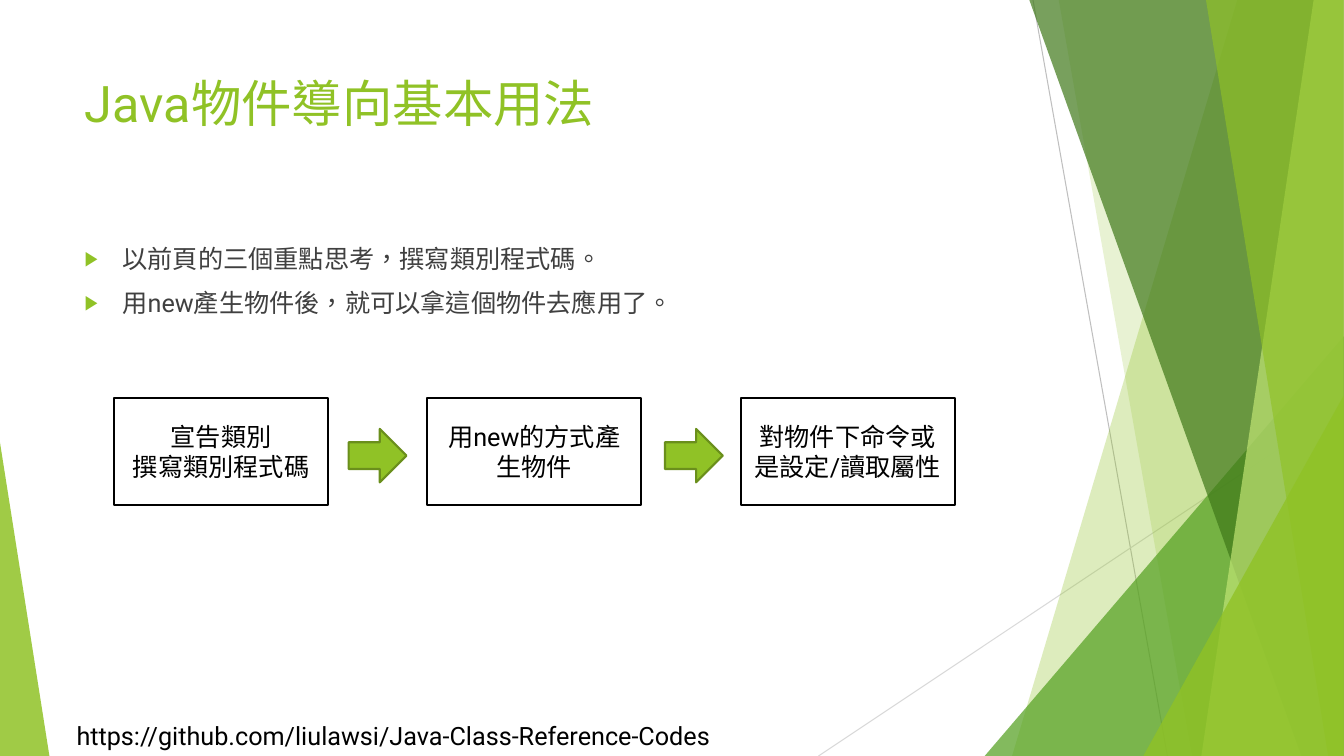
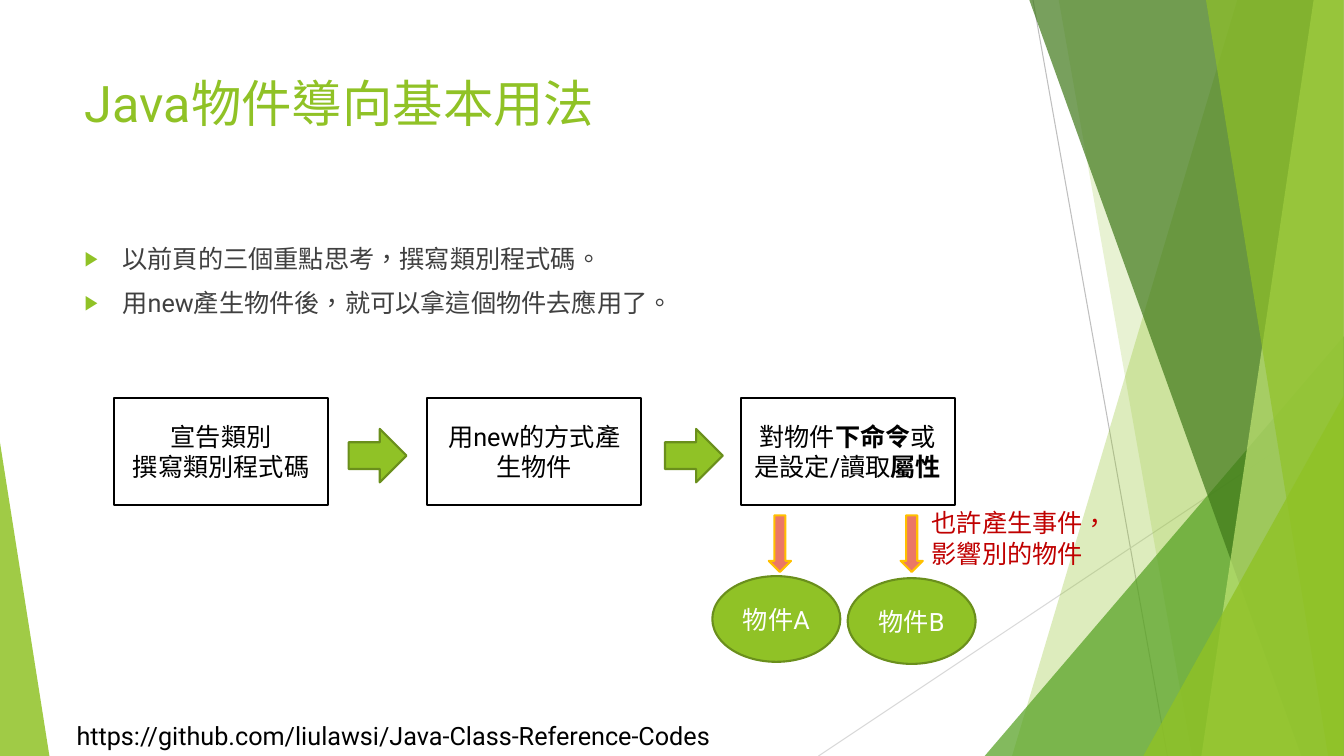
Before and after one commit to liulawsi/My_PPTs, a slide deck: slide 11 of LCC/Java/10_物件導向程式設計.pptx. Drawn at 1344x756 pixels with LibreOffice and Linux fonts; fonts in the diff are those of the drawing; background and template pictures are left out. Boxes give left, top, right and bottom in pixels: in the first picture for what was removed or moved away, otherwise in the second. Text is boxed around its words. In the diff, an @@ line names an element or a change of style, - is before the commit and + after.

```diff
--- a/LCC/Java/10_物件導向程式設計.pptx
+++ b/LCC/Java/10_物件導向程式設計.pptx
@@ rectangle "對物件下命令或是設定/讀取屬性" at box(741, 398, 955, 505): bold on in "對物件下命令或是設定/讀取屬性" @@
@@ text added at box(932, 507, 1108, 569), 18 pt, text #C00000 @@
+也許產生事件，
+影響別的物件
@@ down arrow added at box(769, 515, 791, 572), fill #EB7766, outline #FFC000 1.5 pt @@
@@ down arrow added at box(900, 515, 923, 572), fill #EB7766, outline #FFC000 1.5 pt @@
@@ ellipse added at box(713, 577, 841, 662), fill #90C226, outline #6B901C 1.5 pt, 18 pt, text #FFFFFF @@
+物件A
@@ ellipse added at box(848, 579, 976, 664), fill #90C226, outline #6B901C 1.5 pt, 18 pt, text #FFFFFF @@
+物件B
```
Also in this commit, not shown: 7 other slides changed, 4 slides added, 4 other files.
